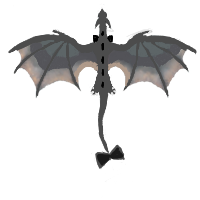
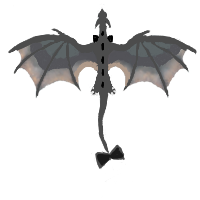
Revision of a layered (200, 200) image; what changed, layer by layer:
painted on "Gray_Dragon_(overhead).png" over [51, 27, 153, 59]
